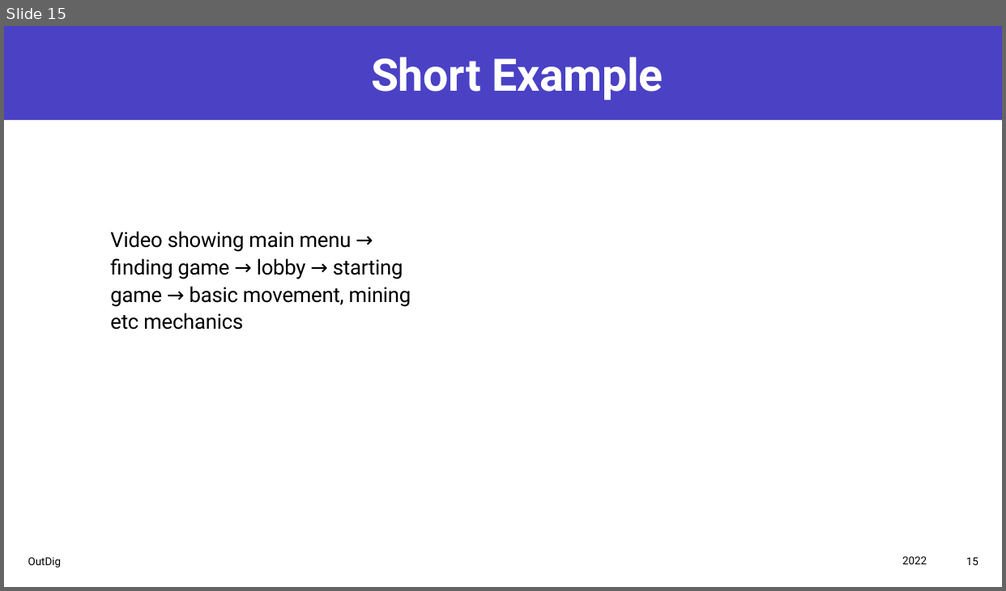
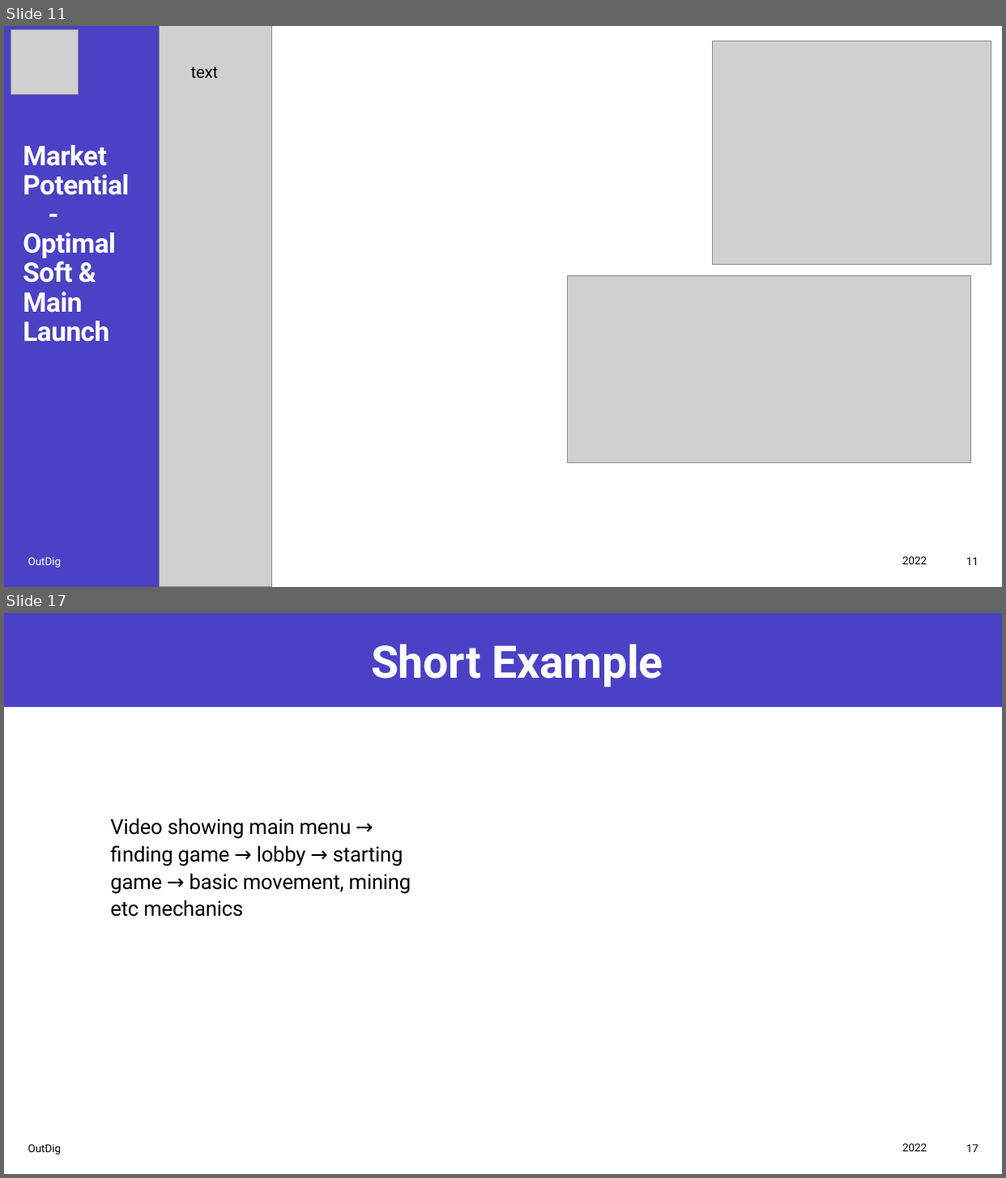
Before and after one commit to Joe34441/IndieDevPPT, a slide deck: CT6018 Joe Mason s4001719.pptx. Shown one above the other, each under a label of ours: slide 15 before the commit, slides 11 and 17 after it; the slides between them are not shown. The pictures are 1006x591 and 1006x1178 pixels, drawn with LibreOffice and Linux fonts; fonts in the diff are those of the drawing; grey boxes stand for pictures. Boxes give left, top, right and bottom in pixels: in the first picture for what was removed or moved away, otherwise in the second. Text is boxed around its words. In the diff, an @@ line names an element or a change of style, - is before the commit and + after.

```diff
--- a/CT6018 Joe Mason s4001719.pptx
+++ b/CT6018 Joe Mason s4001719.pptx
@@ slide 11 added at [4, 26, 1002, 587], background #FFFFFF; not listed: 1 template element that a slide beside it also shows @@
@@ rectangle added at [4, 26, 1002, 587], fill #FFFFFF @@
@@ rectangle added at [4, 26, 253, 587], fill #4A41C5 @@
@@ picture added at [11, 30, 79, 95] @@
@@ picture added at [160, 26, 272, 587] @@
@@ picture added at [713, 41, 991, 265] @@
@@ text added at [191, 66, 219, 78], 16 pt, text #000000 @@
+text
@@ title added at [23, 145, 129, 342], 26 pt, text #FFFFFF, bold @@
+Market Potential
+-
+Optimal Soft & Main Launch
@@ picture added at [568, 276, 971, 463] @@
@@ text added at [28, 557, 62, 568], 10.5 pt, text #FFFFFF @@
+OutDig
@@ text added at [902, 557, 927, 565], 10.5 pt, text #000000 @@
+2022
@@ page number added at [966, 557, 978, 565], 10.5 pt, text #000000 @@
+11
@@ what was slide 15 is now slide 17 @@
@@ page number at [966, 1144, 978, 1152]: text changed @@
-15
+17
```
Also in this commit, not shown: 15 slides changed, 2 other slides added, 1 slide removed, 1 other file.
